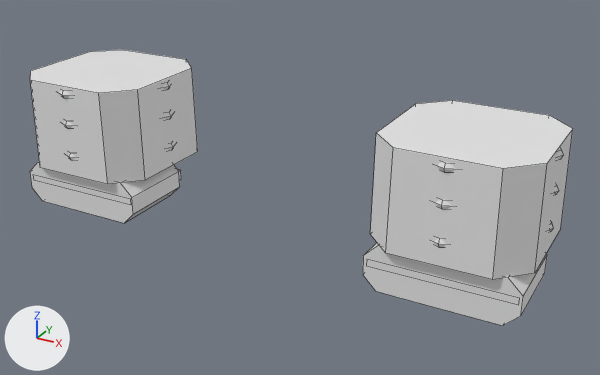
Before and after pictures for a commit that changed the FBX model roblox/art/armor/gloves_dualblade_s5.fbx.
The view is the same before and after, from a 50 mm lens placed at (2.94, -4.95, 1.32), pointed at (0.2, 0.03, -1.17). Lighting does not change. The marker at lower left points along +X, +Y and +Z. The first picture is the older version. Mesh edges are drawn as thin lines. Where no turn or scale is listed for an object, it has been applied to the vertices.

Names of what the first picture shows: 'Bracer_L_Body', 'Bracer_R_Body', 'Glove_L_Inner', 'Glove_R_Inner'.
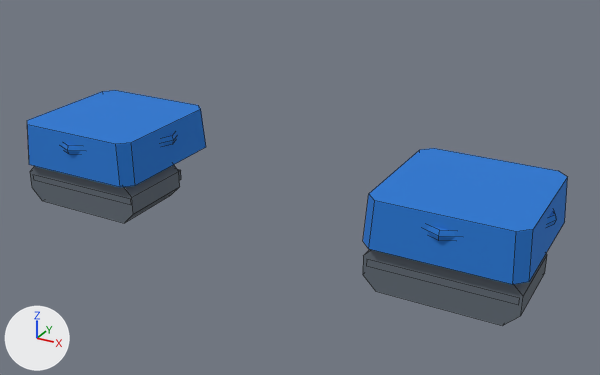
Changed parts and their boxes (x1, y1, x2, y2) in the pictures (600 x 375 px):
'Bracer_R_Body', deleted
    before: (370, 100, 573, 280)
'Bracer_R_Band', added (blue)
    after: (363, 148, 568, 285)
'Bracer_L_Body', deleted
    before: (30, 50, 198, 184)
'Bracer_L_Band', added (blue)
    after: (27, 90, 206, 187)
'Glove_R_Inner', recoloured (white to greyish blue)
    both: (363, 249, 547, 326)
'Glove_L_Inner', recoloured (darker)
    both: (30, 165, 181, 223)

The change, as a list of edits to the scene's bpy script:
```text
Change mat_gloves_dualblade_s5_glove_r_inner:
    mat_gloves_dualblade_s5_glove_r_inner.base_color: (0.8, 0.8, 0.8) -> (0.122, 0.147, 0.178)  # white #e7e7e7 -> greyish blue #626b75
Change mat_gloves_dualblade_s5_glove_l_inner:
    mat_gloves_dualblade_s5_glove_l_inner.base_color: (0.8, 0.8, 0.8) -> (0.122, 0.147, 0.178)  # white #e7e7e7 -> greyish blue #626b75
Add mat_gloves_dualblade_s5_bracer_l_band:
    mat_gloves_dualblade_s5_bracer_l_band = principled_material('gloves_dualblade_s5_Bracer_L_Band')
    mat_gloves_dualblade_s5_bracer_l_band.base_color = (0.0176, 0.188, 0.658)  # blue #2478d4
    mat_gloves_dualblade_s5_bracer_l_band.roughness = 1.0
Add mat_gloves_dualblade_s5_bracer_r_band:
    mat_gloves_dualblade_s5_bracer_r_band = principled_material('gloves_dualblade_s5_Bracer_R_Band')
    mat_gloves_dualblade_s5_bracer_r_band.base_color = (0.0176, 0.188, 0.658)  # blue #2478d4
    mat_gloves_dualblade_s5_bracer_r_band.roughness = 1.0
Add me_bracer_l_band:
    me_bracer_l_band.from_pydata(...)  # 40 vertices, 28 faces; spans x -0.576..0.576, y -0.576..0.576, z -0.52..-0.18
    me_bracer_l_band.materials.append(mat_gloves_dualblade_s5_bracer_l_band)  # blue #2478d4
Add me_bracer_r_band:
    me_bracer_r_band.from_pydata(...)  # 40 vertices, 28 faces; spans x -0.576..0.576, y -0.576..0.576, z -0.52..-0.18
    me_bracer_r_band.materials.append(mat_gloves_dualblade_s5_bracer_r_band)  # blue #2478d4
Remove ob_bracer_r_body:
    ob_bracer_r_body = bpy.data.objects.new('Bracer_R_Body', me_bracer_r_body)
    ob_bracer_r_body.location = (1.5, 0.0, -0.69)
Remove ob_bracer_l_body:
    ob_bracer_l_body = bpy.data.objects.new('Bracer_L_Body', me_bracer_l_body)
    ob_bracer_l_body.location = (-1.5, 0.0, -0.69)
Add ob_bracer_l_band:
    ob_bracer_l_band = bpy.data.objects.new('Bracer_L_Band', me_bracer_l_band)
    ob_bracer_l_band.location = (-1.5, 0.0, -0.69)
Add ob_bracer_r_band:
    ob_bracer_r_band = bpy.data.objects.new('Bracer_R_Band', me_bracer_r_band)
    ob_bracer_r_band.location = (1.5, 0.0, -0.69)
```
